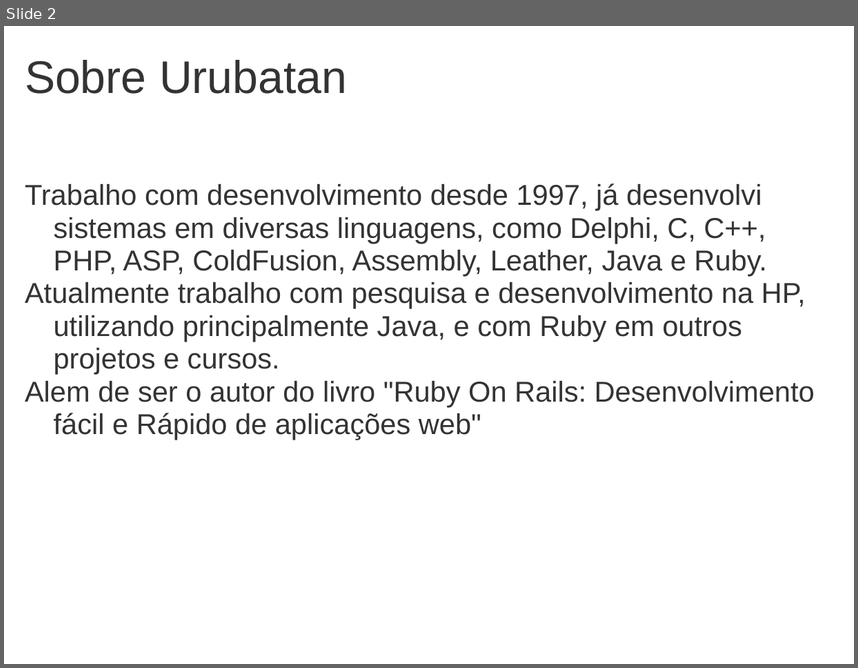
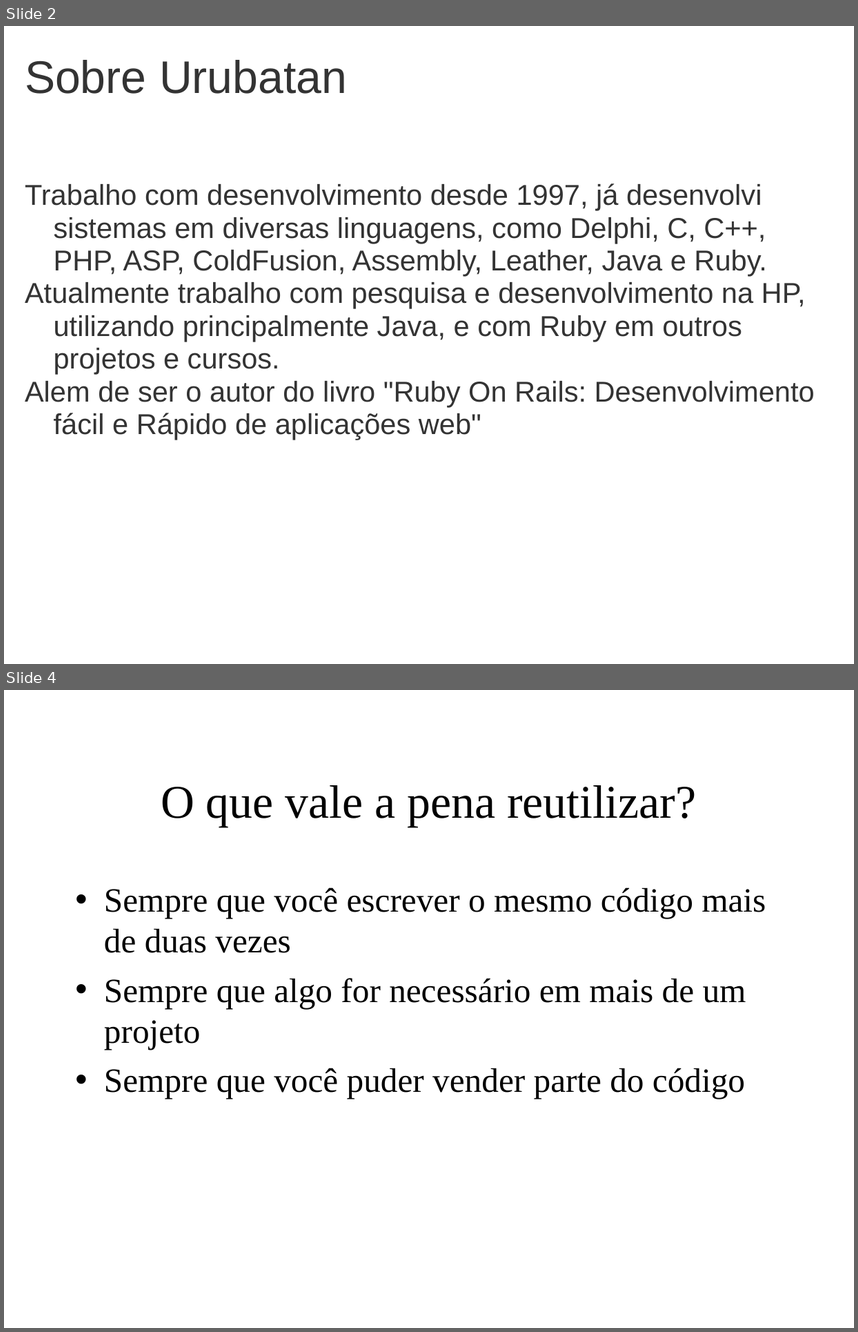
Before and after one commit to urubatan/rsonrails_reutilizacao, a slide deck: Reuso de Código com Rails.ppt. Shown one above the other, each under a label of ours: slide 2 before the commit, slides 2 and 4 after it; the slides between them are not shown. The pictures are 858x668 and 858x1332 pixels, drawn with LibreOffice and Linux fonts; fonts in the diff are those of the drawing; background and template pictures are left out. Boxes give left, top, right and bottom in pixels: in the first picture for what was removed or moved away, otherwise in the second. Text is boxed around its words. In the diff, an @@ line names an element or a change of style, - is before the commit and + after.

```diff
--- a/Reuso de Código com Rails.ppt
+++ b/Reuso de Código com Rails.ppt
@@ slide 4 added at <box>4,690,854,1328</box>, background picture (left out) @@
@@ title added at <box>161,785,696,827</box>, 44 pt, text #000000 @@
+O que vale a pena reutilizar?
@@ text added at <box>104,887,766,1099</box>, 32 pt, text #000000 @@
+• Sempre que você escrever o mesmo código mais de duas vezes
+• Sempre que algo for necessário em mais de um projeto
+• Sempre que você puder vender parte do código
```
Also in this commit, not shown: 2 slides changed, 4 other slides added, 6 other files.
